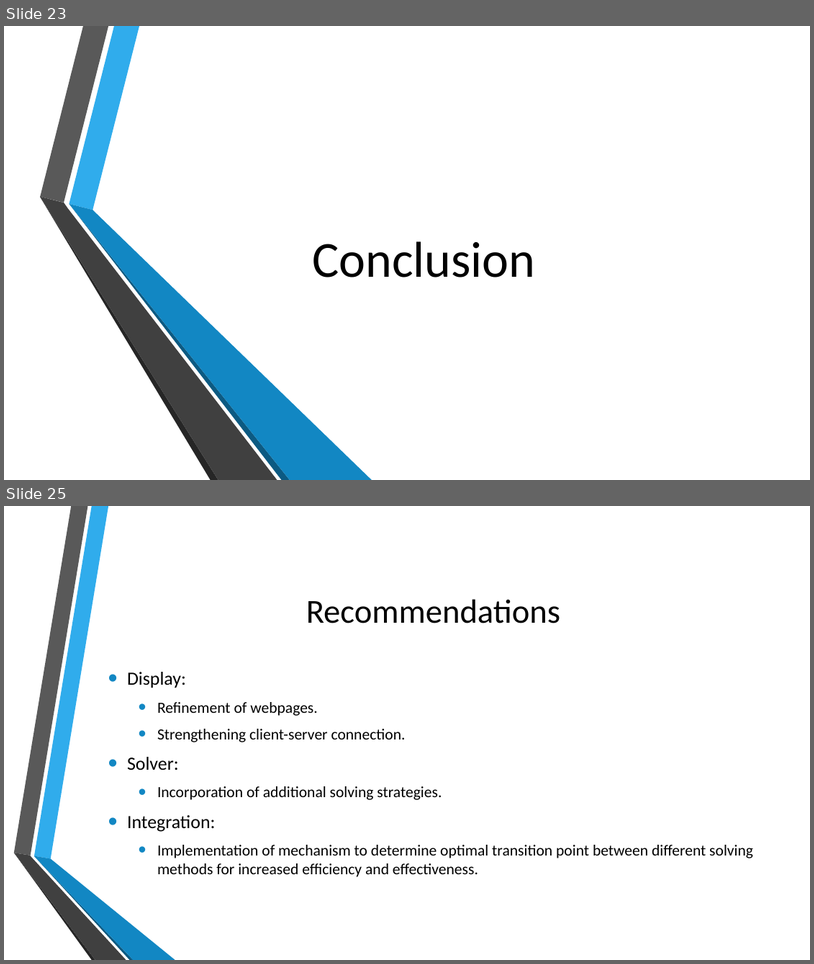
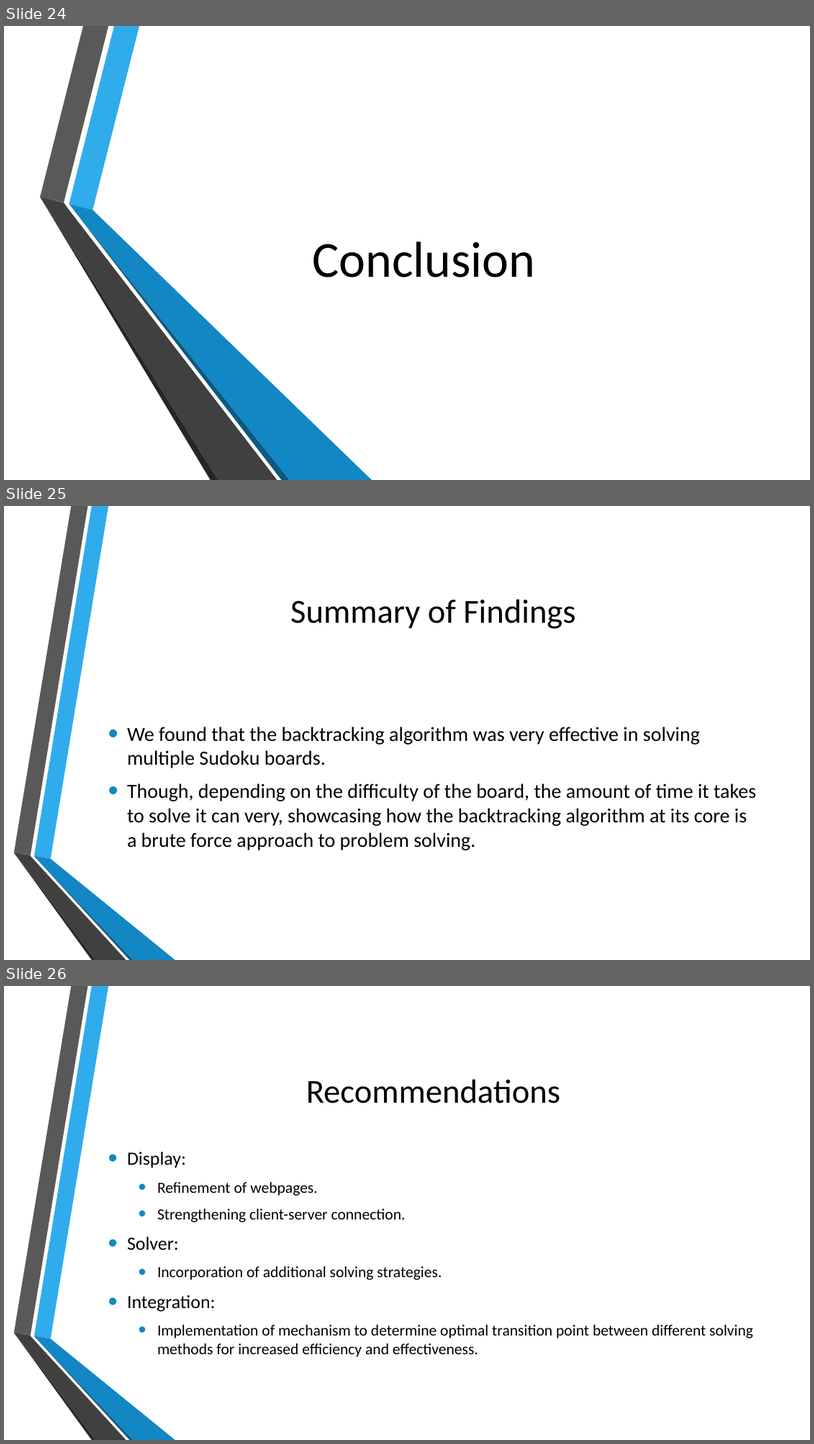
Before and after one commit to BionicScout/LTU-AI-Group_Project, a slide deck: AI TermProject Presentation.pptx. Shown one above the other, each under a label of ours: slides 23 and 25 before the commit, slides 24, 25 and 26 after it; the slides between them are not shown. The pictures are 814x964 and 814x1444 pixels, drawn with LibreOffice and Linux fonts; fonts in the diff are those of the drawing; background and template pictures are left out. Boxes give left, top, right and bottom in pixels: in the first picture for what was removed or moved away, otherwise in the second. Text is boxed around its words. In the diff, an @@ line names an element or a change of style, - is before the commit and + after.

```diff
--- a/AI TermProject Presentation.pptx
+++ b/AI TermProject Presentation.pptx
@@ slide 25 added at <box>4,506,810,960</box>, background picture (left out); not listed: 6 template elements that a slide beside it also shows @@
@@ title added at <box>291,599,576,628</box>, 40 pt, text #000000 @@
+Summary of Findings
@@ text added at <box>127,726,756,850</box>, 24 pt, text #000000 @@
+• We found that the backtracking algorithm was very effective in solving multiple Sudoku boards.
+• Though, depending on the difficulty of the board, the amount of time it takes to solve it can very, showcasing how the backtracking algorithm at its core is a brute force approach to problem solving.
@@ what was slide 23 is now slide 24 @@
@@ what was slide 25 is now slide 26 @@
```
Also in this commit, not shown: 1 slide changed, 1 other slide added, 1 slide removed, 3 other files.
